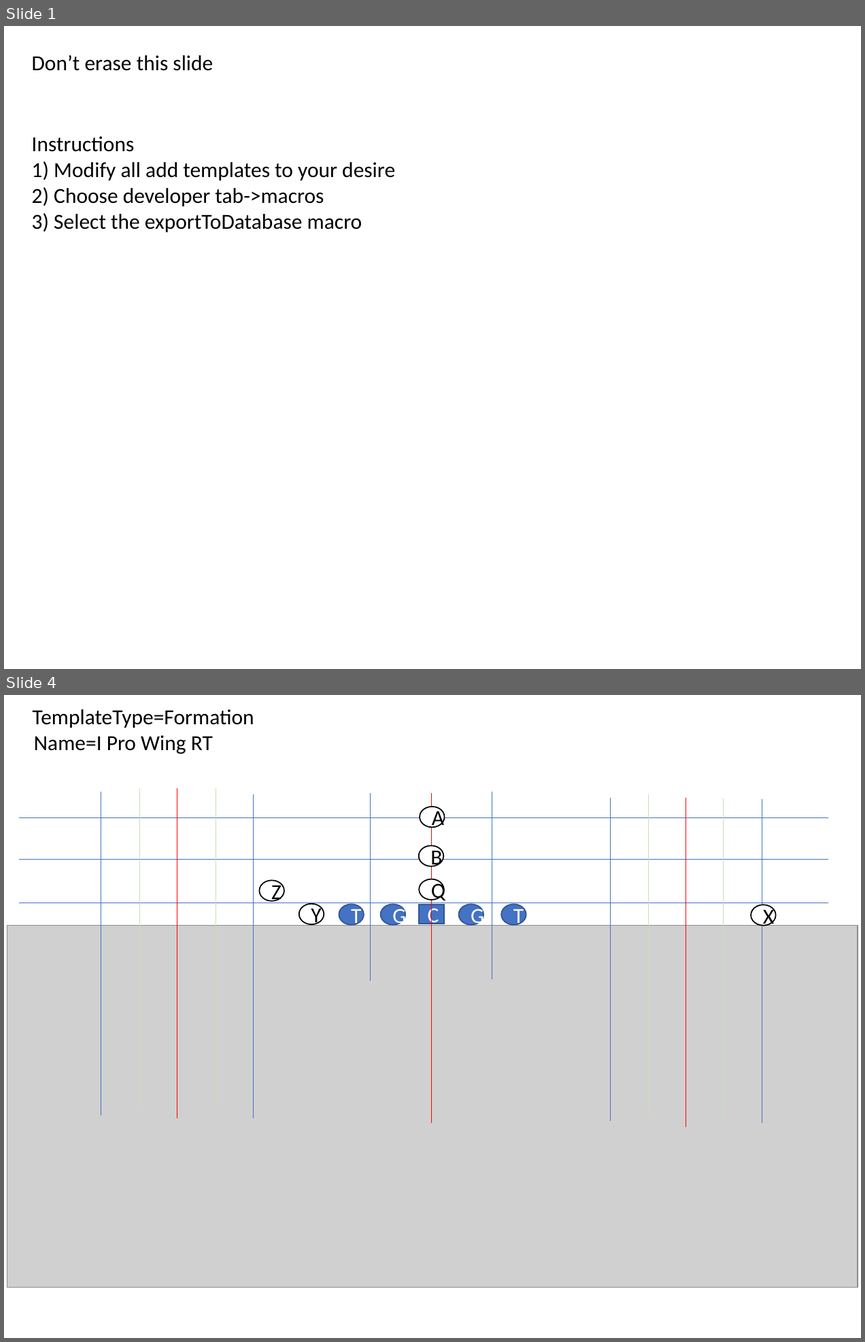
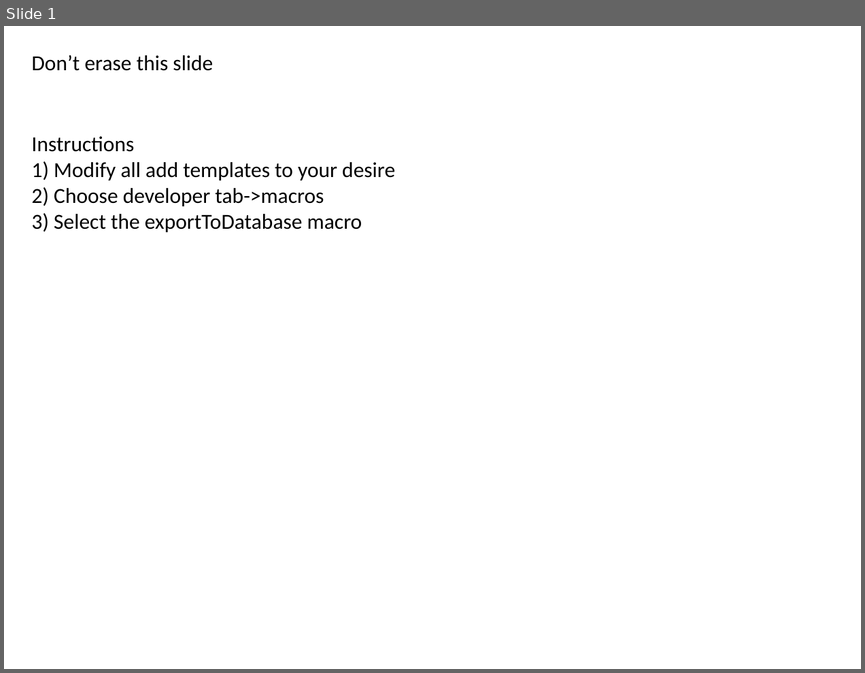
Before and after one commit to Aceplace/VBAScoutDCard, a slide deck: TemplateDCreator.pptm. Shown one above the other, each under a label of ours: slides 1 and 4 before the commit, slide 1 after it; the slides between them are not shown. The pictures are 865x1342 and 865x673 pixels, drawn with LibreOffice and Linux fonts; fonts in the diff are those of the drawing; grey boxes stand for pictures. Boxes give left, top, right and bottom in pixels: in the first picture for what was removed or moved away, otherwise in the second. Text is boxed around its words. In the diff, an @@ line names an element or a change of style, - is before the commit and + after.

```diff
--- a/TemplateDCreator.pptm
+++ b/TemplateDCreator.pptm
@@ slide 4 removed at [4, 695, 861, 1338], background #FFFFFF @@
@@ text removed at [33, 709, 254, 728] @@
-TemplateType=Formation
@@ text removed at [34, 735, 213, 754] @@
-Name=I Pro Wing RT
@@ line removed from (101, 792) to (101, 1115) @@
@@ line removed from (139, 1108) to (139, 788) @@
@@ line removed from (177, 1118) to (177, 788) @@
@@ line removed from (215, 1108) to (215, 788) @@
@@ line removed from (254, 794) to (254, 1118) @@
@@ line removed from (371, 794) to (371, 981) @@
@@ line removed from (432, 1123) to (432, 794) @@
@@ line removed from (492, 792) to (492, 979) @@
@@ line removed from (649, 1114) to (649, 794) @@
@@ ellipse removed at [419, 807, 445, 827] @@
-A
@@ line removed from (611, 798) to (611, 1121) @@
@@ line removed from (685, 1127) to (685, 798) @@
@@ line removed from (723, 1117) to (723, 798) @@
@@ line removed from (762, 800) to (762, 1123) @@
@@ line removed from (828, 817) to (18, 817) @@
@@ ellipse removed at [419, 846, 443, 866] @@
-B
@@ line removed from (828, 860) to (18, 860) @@
@@ ellipse removed at [259, 880, 284, 900] @@
-Z
@@ ellipse removed at [419, 879, 443, 900] @@
-Q
@@ line removed from (828, 903) to (18, 903) @@
@@ ellipse removed at [298, 903, 324, 923] @@
-Y
@@ ellipse removed at [339, 904, 364, 925] @@
-T
@@ ellipse removed at [380, 904, 405, 925] @@
-G
@@ rectangle removed at [419, 905, 443, 923] @@
-C
@@ ellipse removed at [459, 904, 484, 925] @@
-G
@@ ellipse removed at [501, 904, 526, 925] @@
-T
@@ ellipse removed at [751, 905, 776, 926] @@
-X
@@ picture removed at [7, 926, 857, 1287] @@
```
Also in this commit, not shown: 2 other slides removed, 2 other files.
